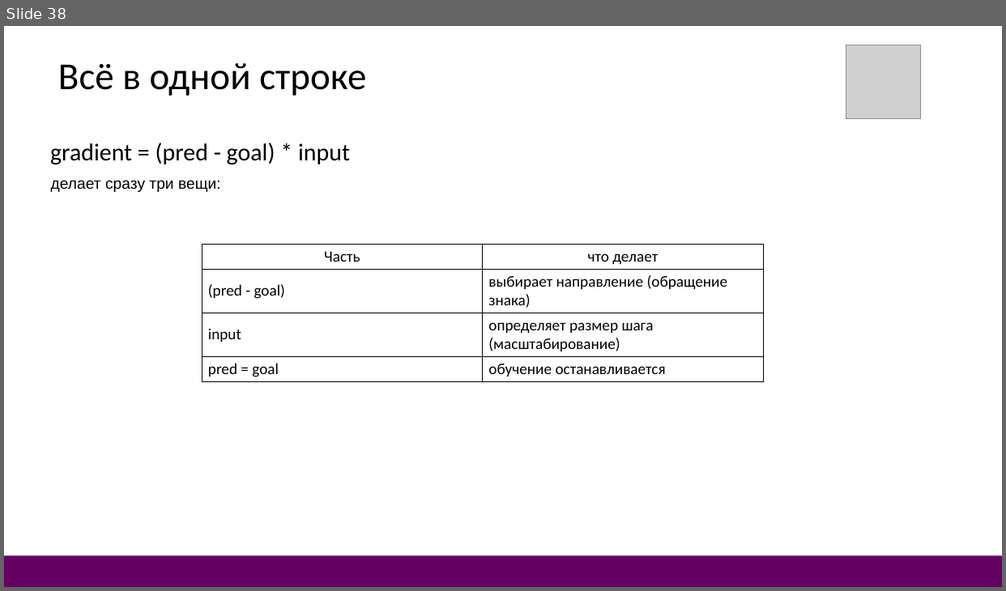
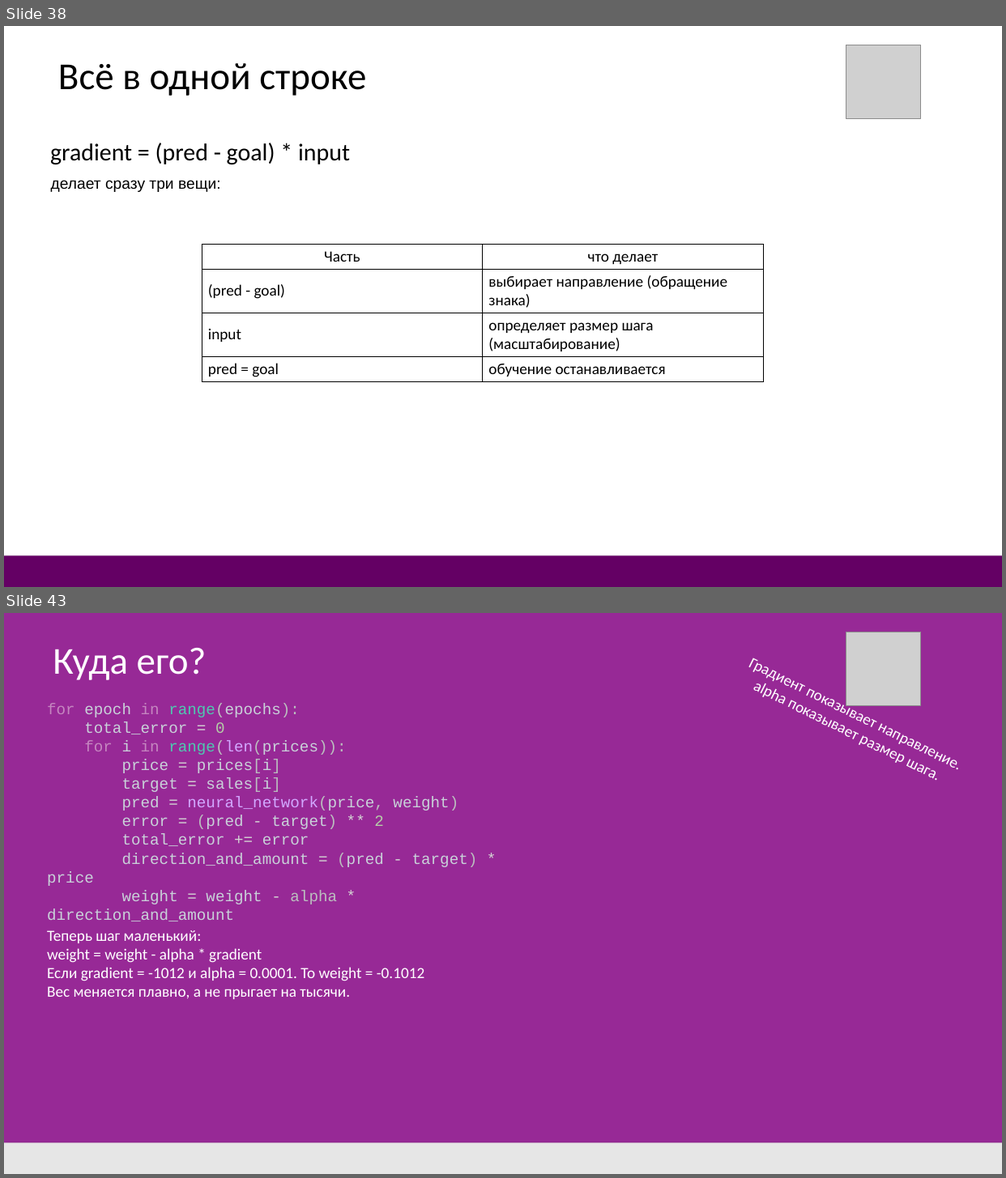
Before and after one commit to DonRobot-all/ML, a slide deck: 1. ML first 28.pptx. Shown one above the other, each under a label of ours: slide 38 before the commit, slides 38 and 43 after it; the slides between them are not shown. The pictures are 1006x591 and 1006x1178 pixels, drawn with LibreOffice and Linux fonts; fonts in the diff are those of the drawing; grey boxes stand for pictures. Boxes give left, top, right and bottom in pixels: in the first picture for what was removed or moved away, otherwise in the second. Text is boxed around its words. In the diff, an @@ line names an element or a change of style, - is before the commit and + after.

```diff
--- a/1. ML first 28.pptx
+++ b/1. ML first 28.pptx
@@ slide 43 added at bbox=[4, 613, 1002, 1174], background #972996 @@
@@ picture added at bbox=[846, 632, 921, 705] @@
@@ text added at bbox=[53, 648, 206, 680], 44 pt, text #FFFFFF @@
+Куда его?
@@ text added at bbox=[724, 644, 979, 800], 18 pt, text #FFFFFF @@
+Градиент показывает направление.
+alpha показывает размер шага.
@@ text added at bbox=[47, 703, 478, 922], 18 pt, text #C9D1D9 @@
+for epoch in range(epochs):
+total_error = 0
+for i in range(len(prices)):
+price = prices[i]
+target = sales[i]
+pred = neural_network(price, weight)
+error = (pred - target) ** 2
+total_error += error
+direction_and_amount = (pred - target) * price
+weight = weight - alpha * direction_and_amount
@@ text added at bbox=[47, 931, 424, 999], 18 pt, text #FFFFFF @@
+Теперь шаг маленький:
+weight = weight - alpha * gradient
+Если gradient = -1012 и alpha = 0.0001. То weight = -0.1012
+Вес меняется плавно, а не прыгает на тысячи.
@@ rectangle added at bbox=[4, 1143, 1002, 1174], fill #E6E6E6 @@
```
Also in this commit, not shown: 5 other slides added, 4 other files.
